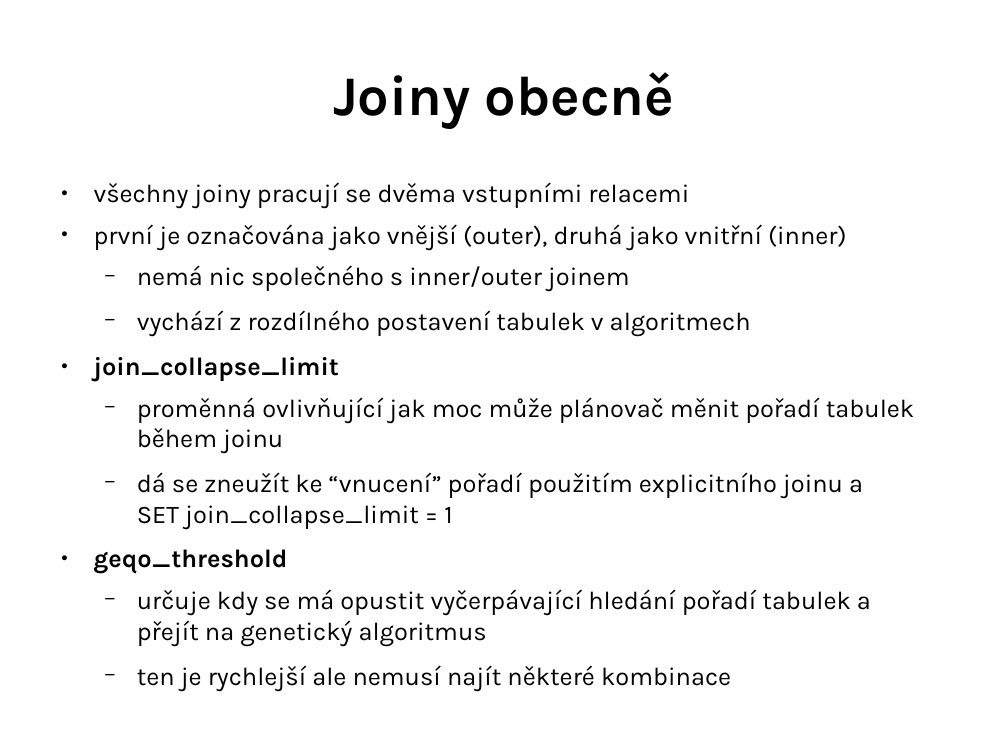
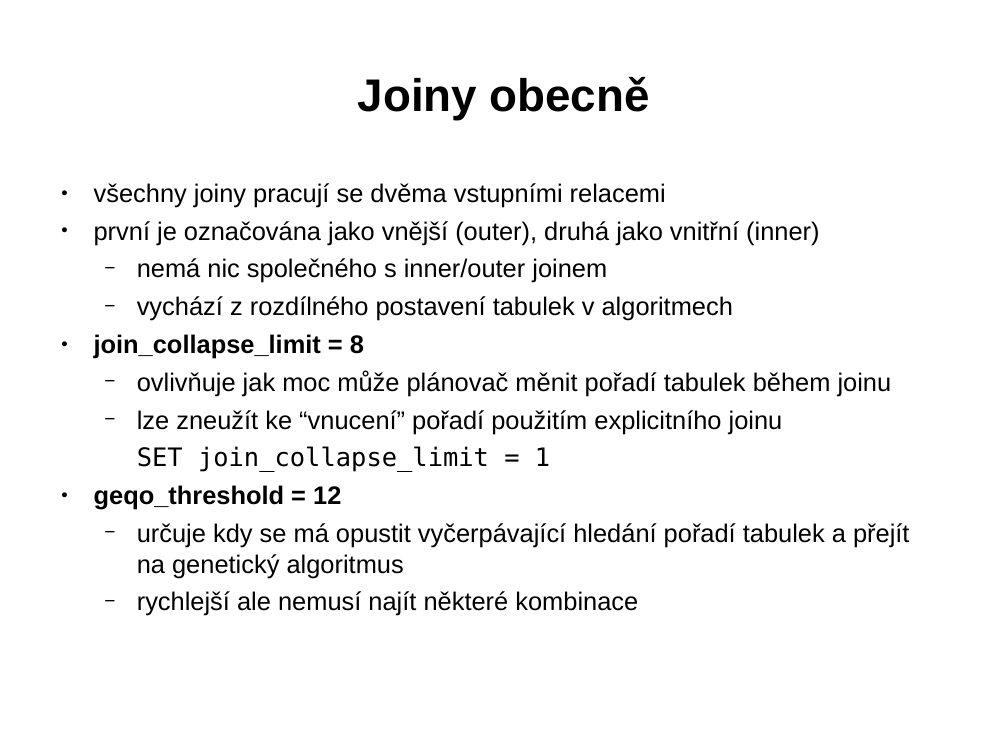
Before and after one commit to tvondra/explain_training, a slide deck: slide 67 of explain-training.odp (slide 51 before the commit). Drawn at 1008x756 pixels with LibreOffice and Linux fonts; fonts in the diff are those of the drawing. Boxes give left, top, right and bottom in pixels: in the first picture for what was removed or moved away, otherwise in the second. Text is boxed around its words. In the diff, an @@ line names an element or a change of style, - is before the commit and + after.

```diff
--- a/explain-training.odp
+++ b/explain-training.odp
@@ title "Joiny obecně" at [358,77,650,120]: size 44 to 36 pt, font Karla to Arial @@
@@ text at [94,183,909,578]: font Karla to Arial in "všechny joiny pracují se dvěma vstupními relacemi", "první je označována jako vnější (outer), druhá ...", "nemá nic společného s inner/outer joinem", "vychází z rozdílného postavení tabulek v algoritmech" and 1 more places; less space between paragraphs @@
@@ text at [94,334,892,510]: text changed; font Karla to Arial @@
-● join_collapse_limit
-  − proměnná ovlivňující jak moc může plánovač měnit pořadí tabulek během joinu
-  − dá se zneužít ke “vnucení” pořadí použitím explicitního joinu a
-    SET join_collapse_limit = 1
-● geqo_threshold
+● join_collapse_limit = 8
+  − ovlivňuje jak moc může plánovač měnit pořadí tabulek během joinu
+  − lze zneužít ke “vnucení” pořadí použitím explicitního joinu
+  SET join_collapse_limit = 1
+● geqo_threshold = 12
@@ text at [137,591,638,616]: text changed; font Karla to Arial @@
-  − ten je rychlejší ale nemusí najít některé kombinace
+  − rychlejší ale nemusí najít některé kombinace
```
Also in this commit, not shown: 75 other slides changed, 16 slides added.
